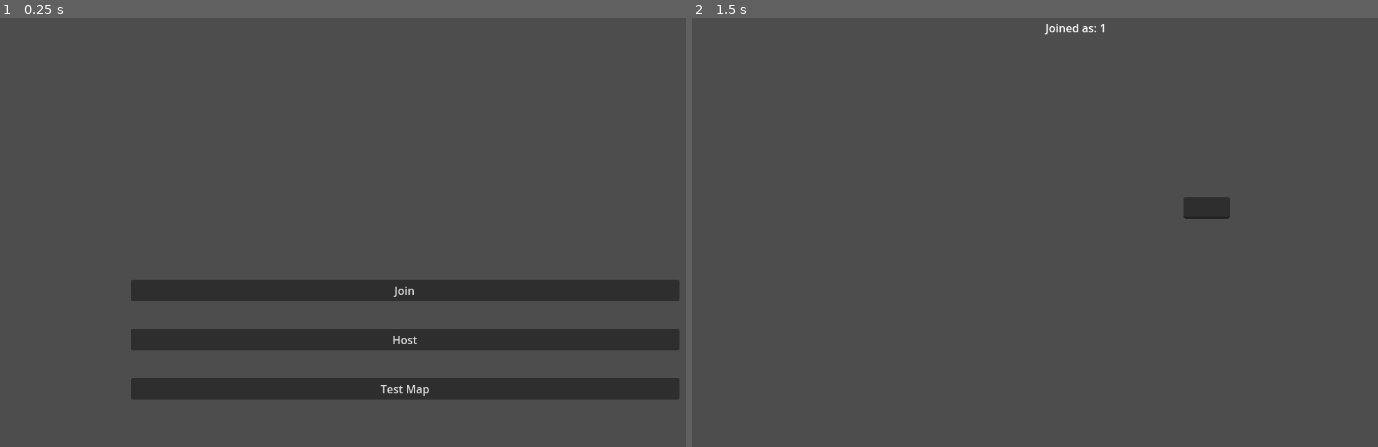
Above: before the commit, frames 1-2 (left to right).
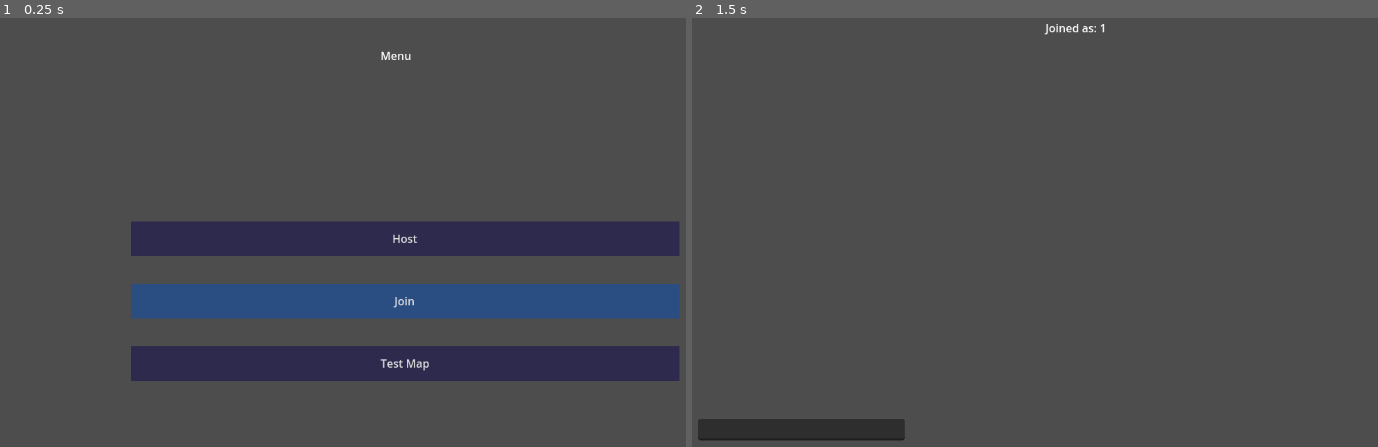
Above: after the commit, the same moments.

Repository: DragonCat4012/Shyv_Game
Game: Godot game, scene res://Scenes/menu.tscn
Two runs of this game, one before a commit and one after it. Both use one fixed random seed, a clock stepped at 60 frames per second and the inputs below.
Inputs (mouse positions are in pixels of both pictures, inside the frame that each line leads up to):
- Up to frame 1 (0.25 s): no input
- Up to frame 2 (1.5 s): click "Join" at 0.5 s; tap Enter at 1.25 s; move the mouse to (1261, 206) at 1.27 s; right-click (1261, 206) at 1.35 s

The runs differ from the first frame. In frame 1, 27% of the frame differs, in the area x 19-100%, y 7-89%; in frame 2, 1.8%.

Commit message:
Basic button Theme

Diff:
--- /dev/null
+++ b/Graphics/Themes/primaryTheme.tres
@@ -0,0 +1,11 @@
+[gd_resource type="Theme" load_steps=3 format=3 uid="uid://41ggext22ekn"]
+
+[sub_resource type="StyleBoxFlat" id="StyleBoxFlat_a27g6"]
+bg_color = Color(0.396777, 0.573693, 0.836791, 1)
+
+[sub_resource type="StyleBoxFlat" id="StyleBoxFlat_isc0i"]
+bg_color = Color(0.169164, 0.306433, 0.509739, 1)
+
+[resource]
+Button/styles/hover = SubResource("StyleBoxFlat_a27g6")
+Button/styles/normal = SubResource("StyleBoxFlat_isc0i")
--- /dev/null
+++ b/Graphics/Themes/secondaryTheme.tres
@@ -0,0 +1,11 @@
+[gd_resource type="Theme" load_steps=3 format=3 uid="uid://b6hpkyatqusml"]
+
+[sub_resource type="StyleBoxFlat" id="StyleBoxFlat_s6l3d"]
+bg_color = Color(0.63887, 0.549412, 0.78501, 1)
+
+[sub_resource type="StyleBoxFlat" id="StyleBoxFlat_1brhs"]
+bg_color = Color(0.179934, 0.166561, 0.301364, 1)
+
+[resource]
+Button/styles/hover = SubResource("StyleBoxFlat_s6l3d")
+Button/styles/normal = SubResource("StyleBoxFlat_1brhs")
--- a/Scenes/Lobby/PeerView.gd
+++ b/Scenes/Lobby/PeerView.gd
@@ -20,5 +20,5 @@
 		var str2 = str(peer)
 		if peer in GamManager.messages.keys():
 			str2 += ": " + GamManager.messages[peer]
-		str += str2
+		str += str2 + "\n"
 	return str
--- a/Scenes/Lobby/PeerView.tscn
+++ b/Scenes/Lobby/PeerView.tscn
@@ -6,10 +6,10 @@
 script = ExtResource("1_hqru8")
 
 [node name="PeerList" type="Label" parent="."]
-offset_left = 913.0
-offset_top = 194.0
-offset_right = 1055.0
-offset_bottom = 496.0
+offset_left = 40.0
+offset_top = 47.0
+offset_right = 182.0
+offset_bottom = 349.0
 metadata/_edit_use_anchors_ = true
 
 [node name="HostName" type="Label" parent="."]
@@ -20,9 +20,9 @@
 text = "Joined a host"
 
 [node name="nameField" type="LineEdit" parent="."]
-offset_left = 713.0
-offset_top = 276.0
-offset_right = 780.063
-offset_bottom = 307.0
+offset_left = 13.0
+offset_top = 596.0
+offset_right = 311.0
+offset_bottom = 627.0
 
 [connection signal="text_submitted" from="nameField" to="." method="_on_line_edit_text_submitted"]
--- a/Scenes/menu.tscn
+++ b/Scenes/menu.tscn
@@ -1,33 +1,49 @@
-[gd_scene load_steps=2 format=3 uid="uid://dvjmwb8ginuna"]
+[gd_scene load_steps=4 format=3 uid="uid://dvjmwb8ginuna"]
 
 [ext_resource type="Script" path="res://Scenes/menu.gd" id="1_0ar7g"]
+[ext_resource type="Theme" uid="uid://41ggext22ekn" path="res://Graphics/Themes/primaryTheme.tres" id="2_11svc"]
+[ext_resource type="Theme" uid="uid://b6hpkyatqusml" path="res://Graphics/Themes/secondaryTheme.tres" id="3_h4rsi"]
 
 [node name="Menu" type="Node2D"]
 script = ExtResource("1_0ar7g")
 
 [node name="VBoxContainer" type="VBoxContainer" parent="."]
 offset_left = 193.0
-offset_top = 395.0
+offset_top = 311.0
 offset_right = 984.0
-offset_bottom = 561.0
+offset_bottom = 541.0
 theme_override_constants/separation = 40
 
+[node name="HostButton" type="Button" parent="VBoxContainer"]
+custom_minimum_size = Vector2(0, 50)
+layout_mode = 2
+theme = ExtResource("3_h4rsi")
+text = "Host"
+
 [node name="JoinButton" type="Button" parent="VBoxContainer"]
+custom_minimum_size = Vector2(0, 50)
 layout_mode = 2
+theme = ExtResource("2_11svc")
 text = "Join"
 
-[node name="HostButton" type="Button" parent="VBoxContainer"]
+[node name="Test" type="Button" parent="VBoxContainer"]
+custom_minimum_size = Vector2(0, 50)
 layout_mode = 2
-text = "Host"
-
-[node name="Test" type="Button" parent="VBoxContainer"]
-layout_mode = 2
+theme = ExtResource("3_h4rsi")
 text = "Test Map"
 
 [node name="CenterContainer" type="CenterContainer" parent="."]
 offset_right = 40.0
 offset_bottom = 40.0
 
+[node name="Label" type="Label" parent="."]
+offset_top = 39.0
+offset_right = 1151.0
+offset_bottom = 105.0
+text = "Menu"
+horizontal_alignment = 1
+vertical_alignment = 1
+
+[connection signal="pressed" from="VBoxContainer/HostButton" to="." method="_on_host_button_pressed"]
 [connection signal="pressed" from="VBoxContainer/JoinButton" to="." method="_on_join_button_pressed"]
-[connection signal="pressed" from="VBoxContainer/HostButton" to="." method="_on_host_button_pressed"]
 [connection signal="pressed" from="VBoxContainer/Test" to="." method="_on_test_pressed"]
